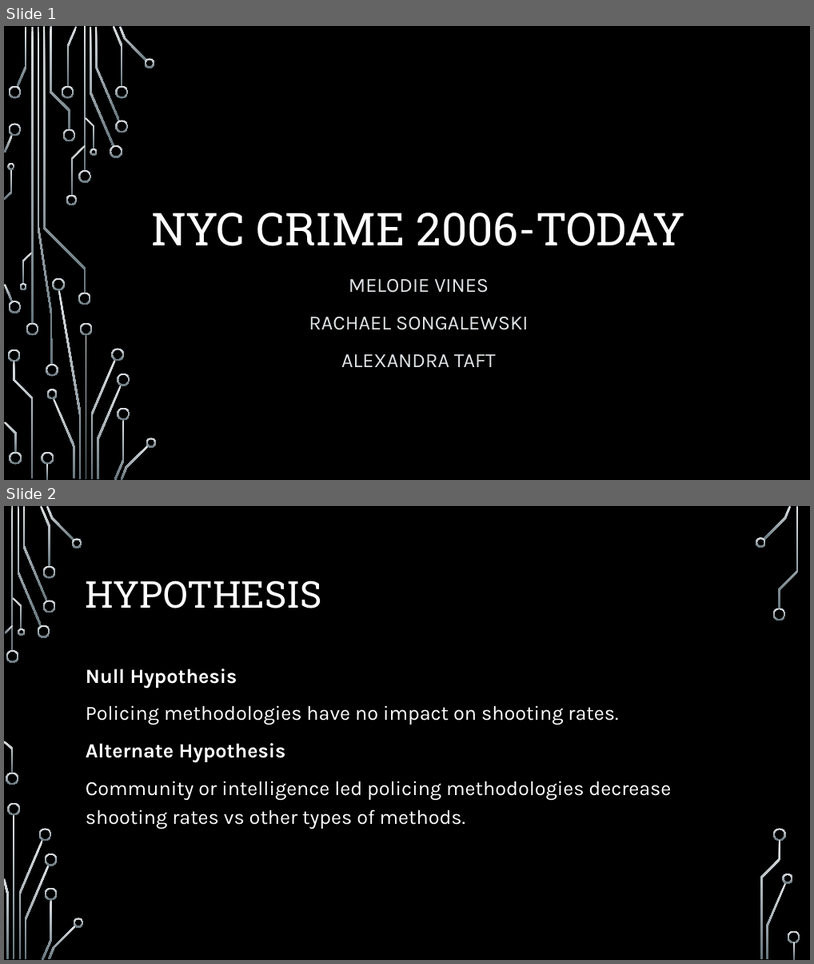
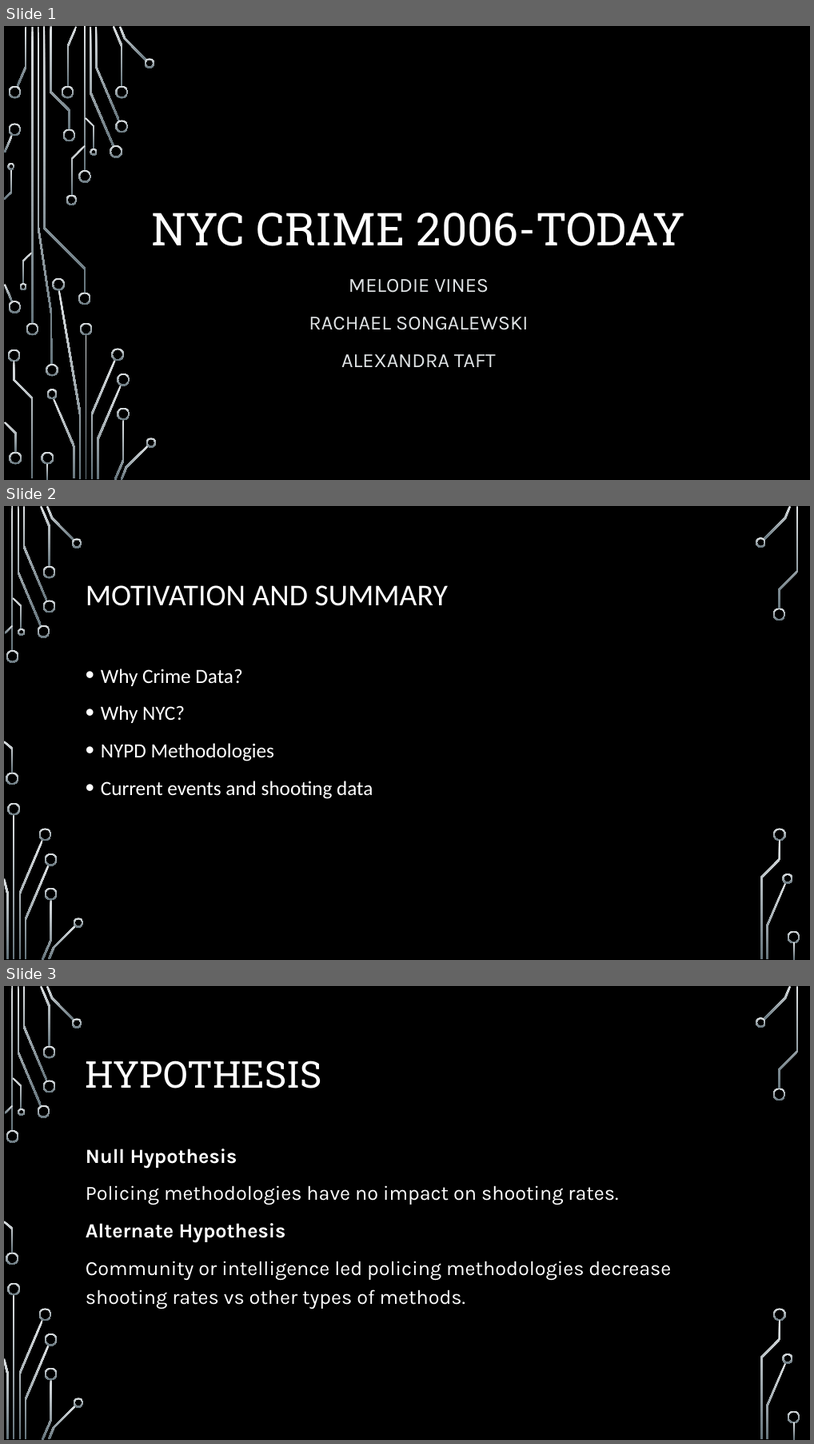
Before and after one commit to taftap8/CrimeProject, a slide deck: NYC Crime 2006-Today.pptx. Shown one above the other, each under a label of ours: slides 1 and 2 before the commit, slides 1, 2 and 3 after it. The pictures are 814x964 and 814x1444 pixels, drawn with LibreOffice and Linux fonts; fonts in the diff are those of the drawing; background and template pictures are left out. Boxes give left, top, right and bottom in pixels: in the first picture for what was removed or moved away, otherwise in the second. Text is boxed around its words. In the diff, an @@ line names an element or a change of style, - is before the commit and + after.

```diff
--- a/NYC Crime 2006-Today.pptx
+++ b/NYC Crime 2006-Today.pptx
@@ slide 2 added at <box>4,506,810,960</box>, background picture (left out); not listed: 36 template elements that a slide beside it also shows @@
@@ title added at <box>86,585,448,606</box>, 36 pt, text #FFFFFF @@
+MOTIVATION AND SUMMARY
@@ text added at <box>101,668,373,799</box>, 24 pt, text #FFFFFF @@
+• Why Crime Data?
+• Why NYC?
+• NYPD Methodologies
+• Current events and shooting data
@@ what was slide 2 is now slide 3 @@
```
Also in this commit, not shown: 9 slides changed, 1 other slide added.
